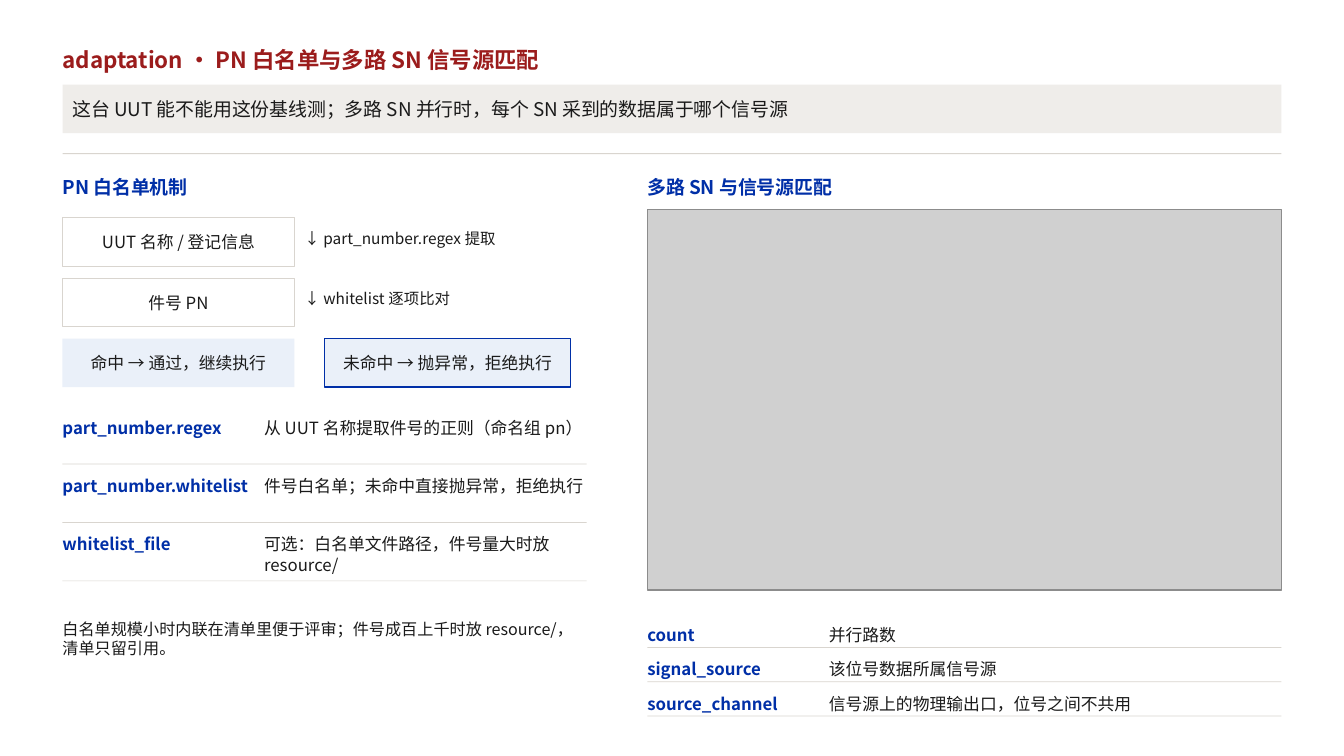
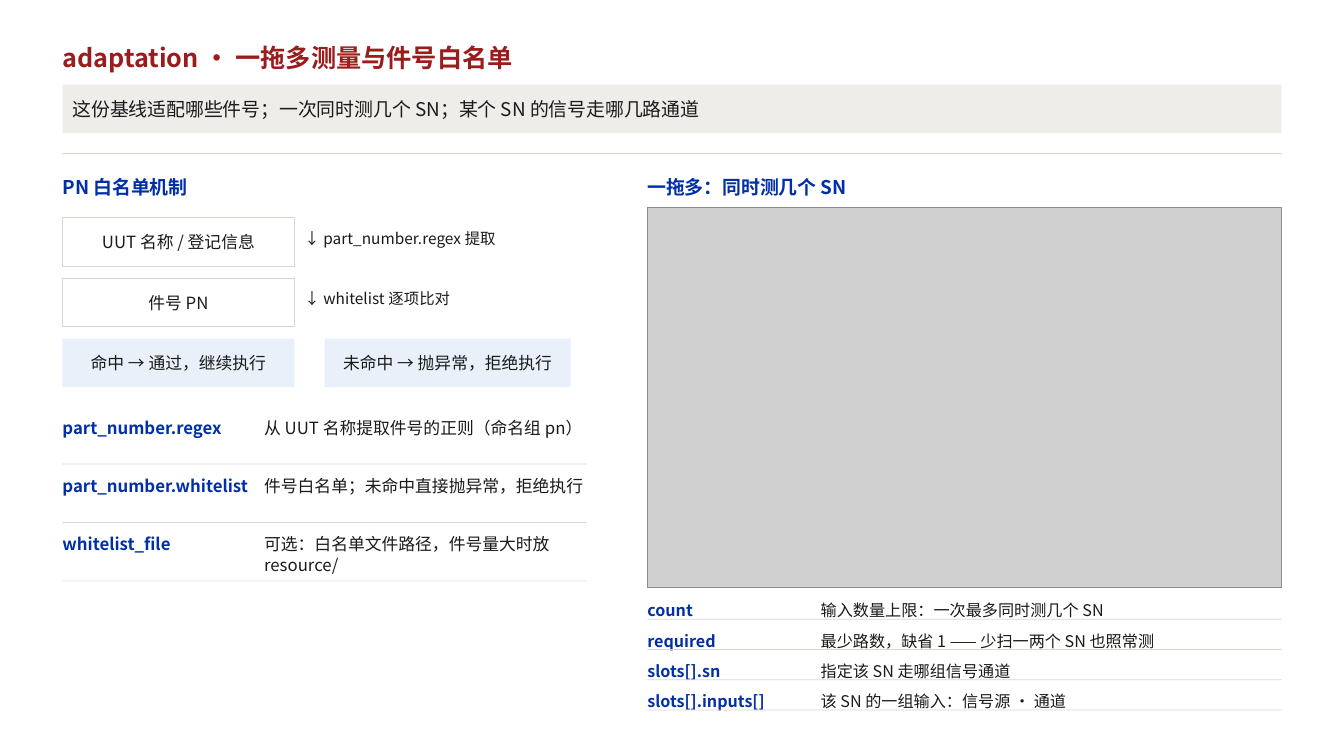
Before and after one commit to KenerlMage/ATEDemo, a slide deck: slide 5 of docs/TPS用例集设计.pptx. Drawn at 1344x756 pixels with LibreOffice and Linux fonts; fonts in the diff are those of the drawing; grey boxes stand for pictures. Boxes give left, top, right and bottom in pixels: in the first picture for what was removed or moved away, otherwise in the second. Text is boxed around its words. In the diff, an @@ line names an element or a change of style, - is before the commit and + after.

```diff
--- a/docs/TPS用例集设计.pptx
+++ b/docs/TPS用例集设计.pptx
@@ text at (x1=63, y1=45, x2=512, y2=73): text changed; size 16 to 18 pt @@
-adaptation · PN 白名单与多路 SN 信号源匹配
+adaptation · 一拖多测量与件号白名单
@@ text in rectangle at (x1=72, y1=100, x2=699, y2=119): text changed @@
-这台 UUT 能不能用这份基线测；多路 SN 并行时，每个 SN 采到的数据属于哪个信号源
+这份基线适配哪些件号；一次同时测几个 SN；某个 SN 的信号走哪几路通道
@@ text at (x1=647, y1=178, x2=847, y2=196): text changed @@
-多路 SN 与信号源匹配
+一拖多：同时测几个 SN
@@ rectangle "未命中 → 抛异常，拒绝执行" at (x1=325, y1=339, x2=571, y2=387): outline #002FA7 0.75 pt to none @@
@@ text removed at (x1=62, y1=621, x2=573, y2=656) @@
-白名单规模小时内联在清单里便于评审；件号成百上千时放 resource/，清单只留引用。
@@ text "count" moved from (x1=647, y1=629, x2=694, y2=642) to (x1=647, y1=604, x2=692, y2=617) @@
@@ text "count" at (x1=647, y1=604, x2=692, y2=617): size 12 to 11.5 pt @@
@@ rectangle added at (x1=647, y1=619, x2=1281, y2=620), fill #D9D5CF @@
@@ text added at (x1=821, y1=602, x2=1103, y2=618), 11.5 pt, text #1A1A1A @@
+输入数量上限：一次最多同时测几个 SN
@@ text removed at (x1=829, y1=627, x2=896, y2=643) @@
-并行路数
@@ text added at (x1=647, y1=634, x2=715, y2=651), 11.5 pt, text #002FA7, bold @@
+required
@@ text added at (x1=821, y1=633, x2=1154, y2=650), 11.5 pt, text #1A1A1A @@
+最少路数，缺省 1 —— 少扫一两个 SN 也照常测
@@ text removed at (x1=647, y1=661, x2=761, y2=679) @@
-signal_source
@@ text added at (x1=647, y1=664, x2=720, y2=680), 11.5 pt, text #002FA7, bold @@
+slots[].sn
@@ text added at (x1=821, y1=663, x2=1011, y2=679), 11.5 pt, text #1A1A1A @@
+指定该 SN 走哪组信号通道
@@ rectangle moved from (x1=647, y1=716, x2=1281, y2=717) to (x1=647, y1=710, x2=1281, y2=711) @@
@@ text removed at (x1=647, y1=696, x2=777, y2=713) @@
-source_channel
@@ text added at (x1=647, y1=694, x2=764, y2=711), 11.5 pt, text #002FA7, bold @@
+slots[].inputs[]
@@ text at (x1=821, y1=693, x2=1066, y2=709): text changed; size 12 to 11.5 pt @@
-该位号数据所属信号源
+该 SN 的一组输入：信号源 · 通道
@@ text removed at (x1=829, y1=696, x2=1131, y2=712) @@
-信号源上的物理输出口，位号之间不共用
```
Also in this commit, not shown: 9 other slides changed.
